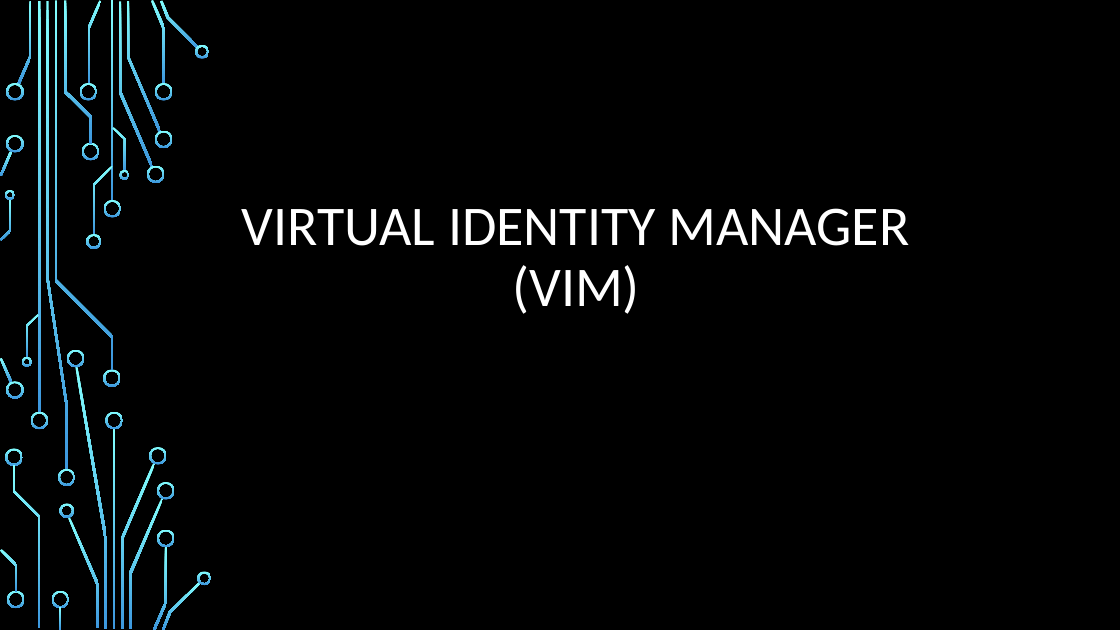
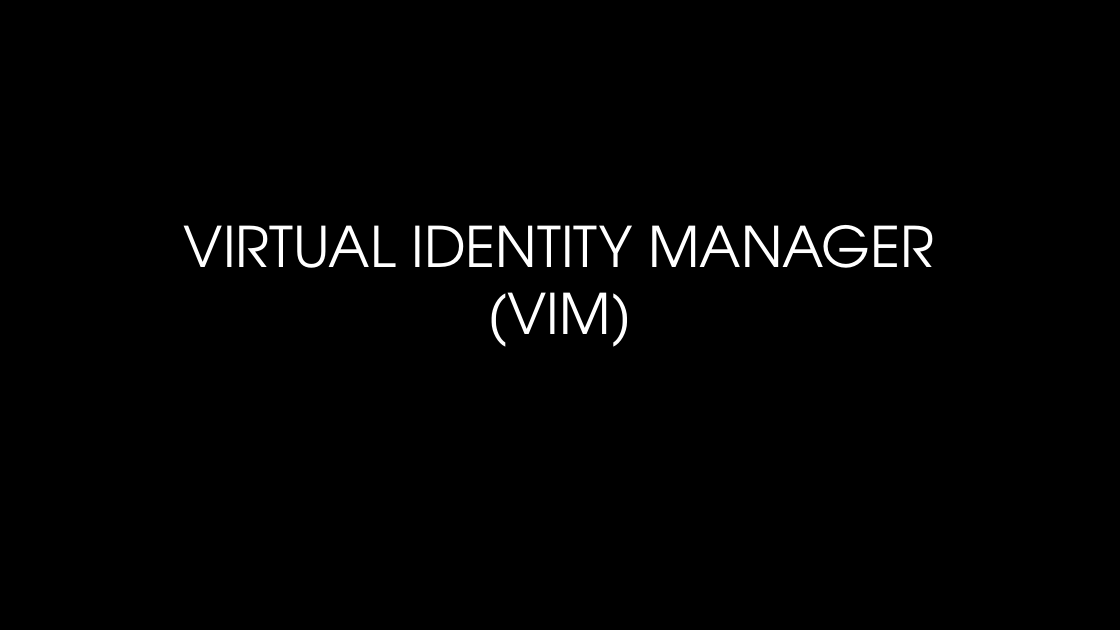
Before and after one commit to bkopec/VIM, a slide deck: slide 1 of Présentation VIM.pptx. Drawn at 1120x630 pixels with LibreOffice and Linux fonts; fonts in the diff are those of the drawing; background and template pictures are left out. Boxes give left, top, right and bottom in pixels: in the first picture for what was removed or moved away, otherwise in the second. Text is boxed around its words. In the diff, an @@ line names an element or a change of style, - is before the commit and + after.

```diff
--- a/Présentation VIM.pptx
+++ b/Présentation VIM.pptx
@@ title "VIRTUAL IDENTITY MANAGER (VIM)": place and size @@
-title "VIRTUAL IDENTITY MANAGER (VIM)" at box(242, 208, 909, 314)
+title "VIRTUAL IDENTITY MANAGER (VIM)" at box(184, 225, 934, 347)
@@ title "VIRTUAL IDENTITY MANAGER (VIM)" at box(184, 225, 934, 347): font Calibri to TeX Gyre Adventor, text colour #FFFFFF to gradient #FFFFFF to #A6A6A6; line spacing 0.9 to 1 @@
@@ group removed at box(0, 0, 212, 630): 50 freeform shapes, 4 rectangles @@
```
Also in this commit, not shown: 10 other slides changed.
